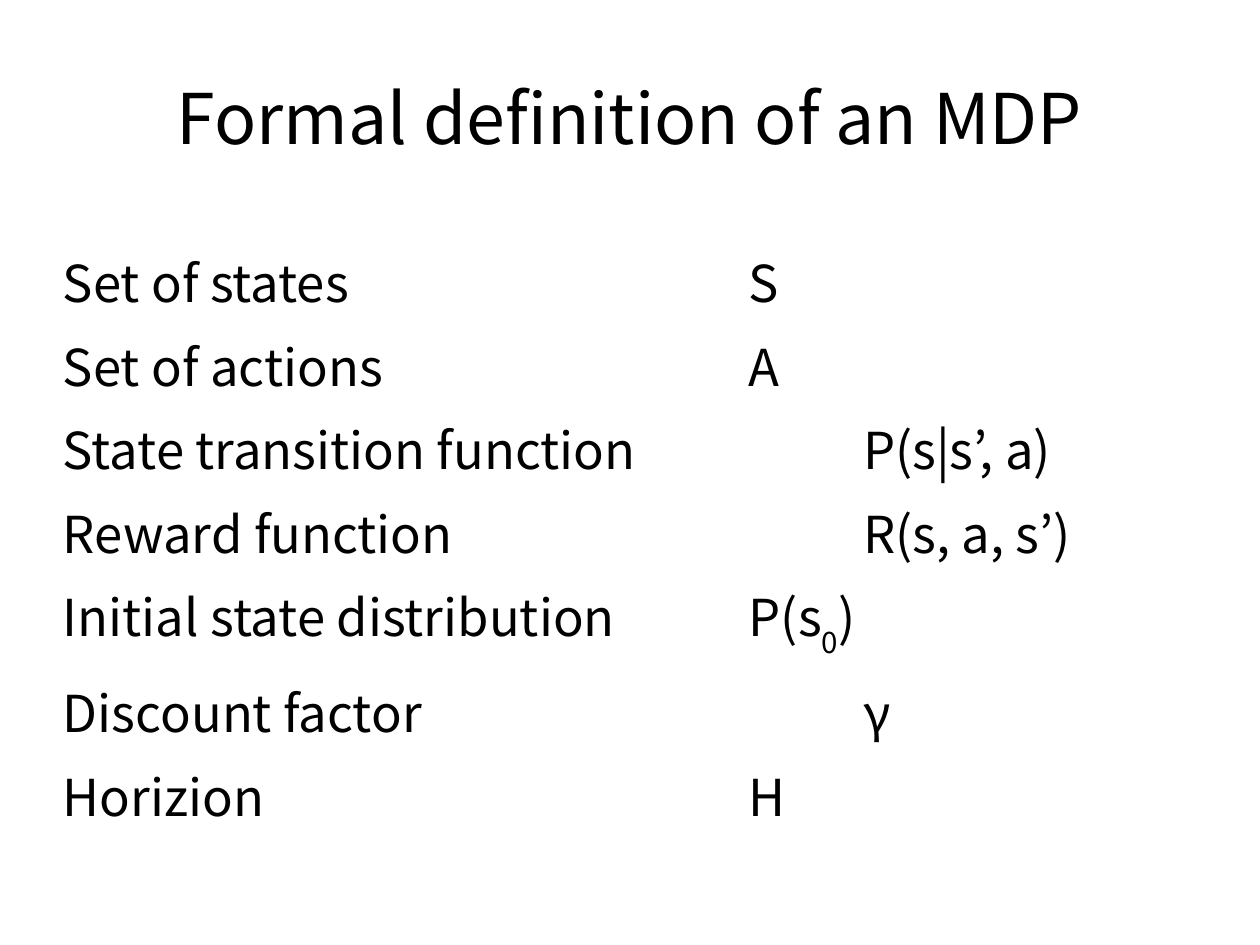
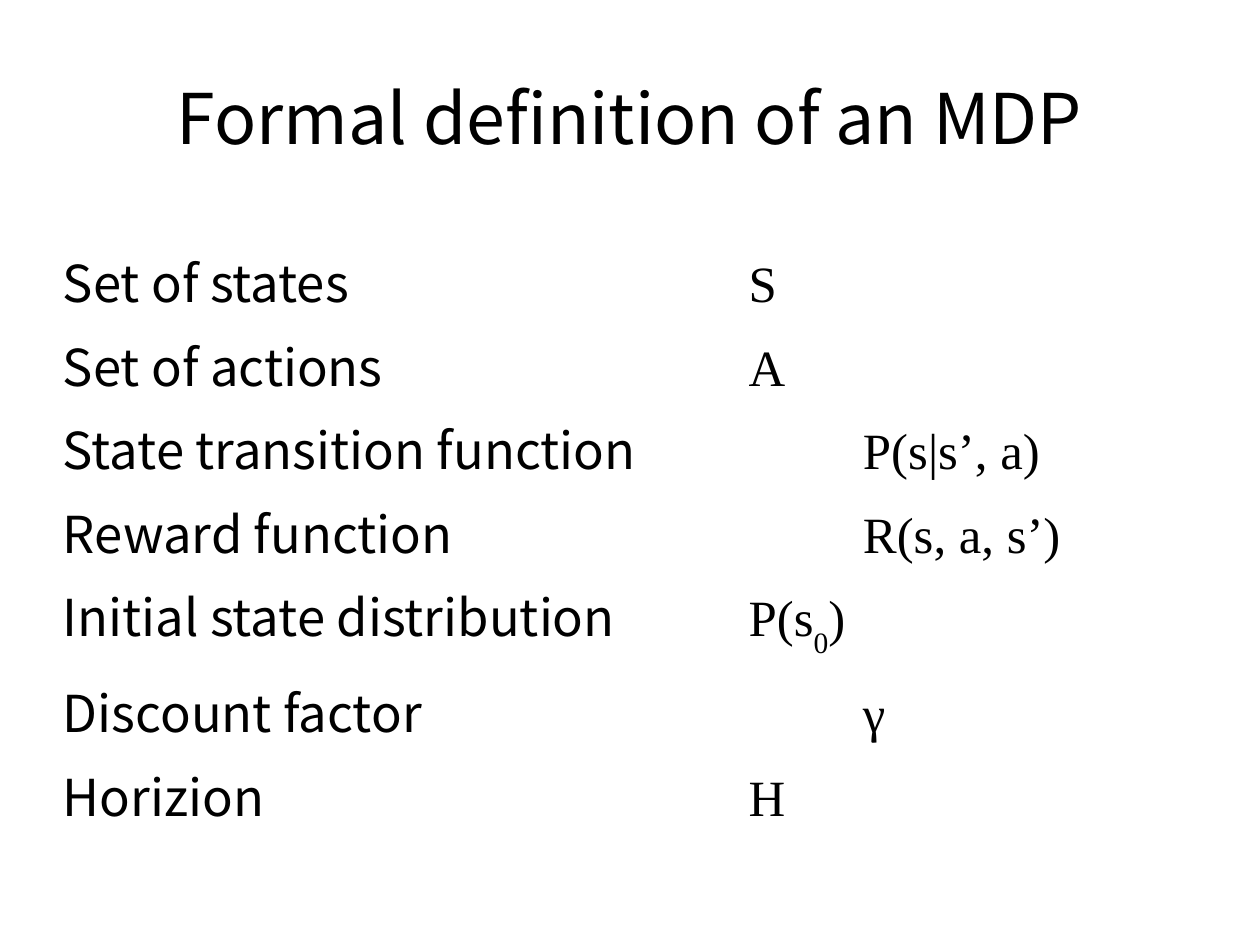
Before and after one commit to ADGEfficiency/dsr-rl, a slide deck: slide 32 of RL_course_v2_DRAFT.pptx (slide 31 before the commit). Drawn at 1260x945 pixels with LibreOffice and Linux fonts; fonts in the diff are those of the drawing. Boxes give left, top, right and bottom in pixels: in the first picture for what was removed or moved away, otherwise in the second. Text is boxed around its words. In the diff, an @@ line names an element or a change of style, - is before the commit and + after.

```diff
--- a/RL_course_v2_DRAFT.pptx
+++ b/RL_course_v2_DRAFT.pptx
@@ text "Set of states S" at [63, 261, 1061, 816]: font Noto Sans CJK JP to Times New Roman in "S", "A", "P(s|s’, a)", "R(s, a, s’)" and 3 more places @@
```
Also in this commit, not shown: 11 other slides changed, 60 slides added, 1 slide removed, 2 other files.
